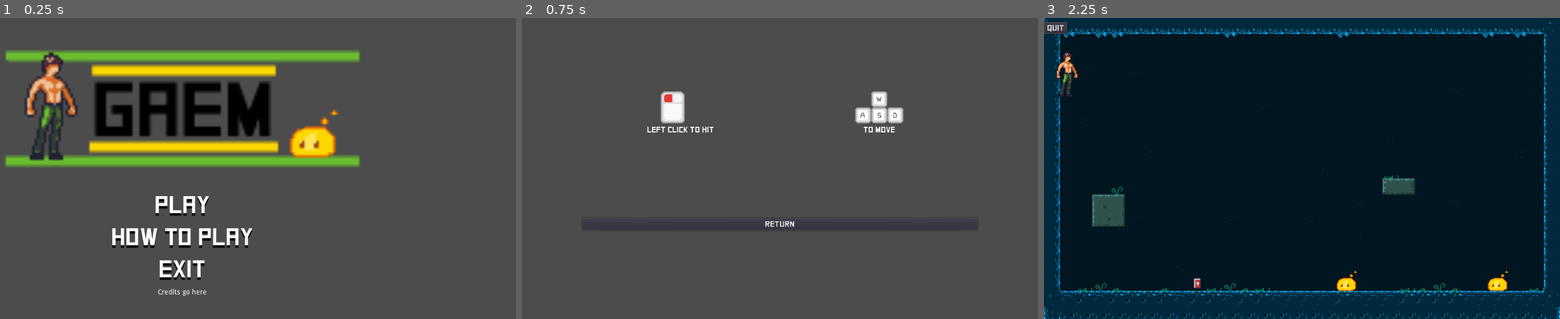
Above: before the commit, frames 1-3 (left to right).
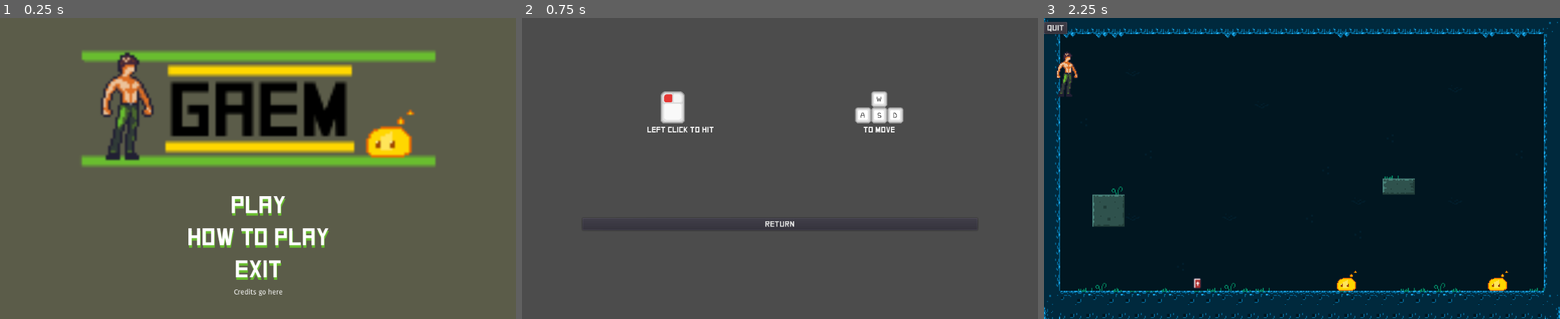
Above: after the commit, the same moments.

Repository: isabellaboone/Godot-Game
Game: Godot game, scene res://Runner.tscn
The game is run twice, just before and just after one commit, with the same random seed, the same clock (stepped at 60 frames per second) and the same inputs.
Inputs:
- Up to frame 1 (0.25 s): no input
- Up to frame 2 (0.75 s): click "HOW TO PLAY" at 0.5 s
- Up to frame 3 (2.25 s): click "RETURN" at 1.25 s; click "PLAY" at 2 s

The runs differ from the first frame. In frame 1, 18% of the frame differs, in the area x 1-85%, y 10-93%; in frame 2, nothing differs; in frame 3, nothing differs.

Commit message:
title screen looks okay now i guess

Diff:
--- a/Assets/title_screen/buttons/MenuButton.tscn
+++ b/Assets/title_screen/buttons/MenuButton.tscn
@@ -19,9 +19,10 @@
 anchor_right = 1.0
 anchor_bottom = 1.0
 rect_min_size = Vector2( 360, 60 )
+mouse_default_cursor_shape = 2
 custom_fonts/font = SubResource( 1 )
-custom_colors/font_color_shadow = Color( 0, 0, 0, 1 )
-custom_constants/shadow_offset_x = 0
+custom_colors/font_color_shadow = Color( 0.415686, 0.745098, 0.188235, 1 )
+custom_constants/shadow_offset_x = 1
 custom_constants/shadow_offset_y = 5
 text = "Defualt Text"
 align = 1
--- a/TitleScreen.gd
+++ b/TitleScreen.gd
@@ -13,6 +13,7 @@
 
 func _on_ExitButton_pressed():
 	print("Exit")
+	get_tree().quit()
 
 func _ready():
 	$BackgroundMusic.volume_db = 1
--- a/TitleScreen.tscn
+++ b/TitleScreen.tscn
@@ -16,61 +16,73 @@
 "_edit_use_anchors_": false
 }
 
+[node name="ColorRect" type="ColorRect" parent="."]
+margin_right = 1024.0
+margin_bottom = 600.0
+mouse_filter = 1
+color = Color( 0.360784, 0.364706, 0.290196, 1 )
+__meta__ = {
+"_edit_use_anchors_": false
+}
+
 [node name="Menu" type="VBoxContainer" parent="."]
+margin_right = 1026.0
+margin_bottom = 554.0
 alignment = 1
 __meta__ = {
 "_edit_use_anchors_": false
 }
 
 [node name="Logo" type="TextureRect" parent="Menu"]
-margin_right = 1024.0
+margin_right = 1026.0
 margin_bottom = 344.0
-size_flags_horizontal = 13
-size_flags_vertical = 13
 texture = ExtResource( 7 )
 stretch_mode = 4
 
 [node name="CenterRow" type="HBoxContainer" parent="Menu"]
 margin_top = 348.0
-margin_right = 1024.0
-margin_bottom = 577.0
+margin_right = 1026.0
+margin_bottom = 536.0
 size_flags_vertical = 3
 alignment = 1
 
 [node name="Buttons" type="VBoxContainer" parent="Menu/CenterRow"]
-margin_right = 1024.0
-margin_bottom = 229.0
+margin_right = 1026.0
+margin_bottom = 188.0
 size_flags_horizontal = 3
 size_flags_vertical = 3
 alignment = 1
 
 [node name="PlayButton" parent="Menu/CenterRow/Buttons" instance=ExtResource( 4 )]
-margin_top = 20.0
-margin_right = 1024.0
-margin_bottom = 80.0
+margin_right = 1026.0
 rect_min_size = Vector2( 360, 60 )
+mouse_default_cursor_shape = 2
+size_flags_horizontal = 3
+size_flags_vertical = 3
 
 [node name="HowToPlayButton" parent="Menu/CenterRow/Buttons" instance=ExtResource( 1 )]
-margin_top = 84.0
-margin_right = 1024.0
-margin_bottom = 144.0
+margin_top = 64.0
+margin_right = 1026.0
+margin_bottom = 124.0
 rect_min_size = Vector2( 360, 60 )
+mouse_default_cursor_shape = 2
 
 [node name="ExitButton" parent="Menu/CenterRow/Buttons" instance=ExtResource( 3 )]
-margin_top = 148.0
-margin_right = 1024.0
-margin_bottom = 208.0
+margin_top = 128.0
+margin_right = 1026.0
+margin_bottom = 188.0
 rect_min_size = Vector2( 360, 60 )
+mouse_default_cursor_shape = 2
 
 [node name="VBoxContainer" type="VBoxContainer" parent="Menu"]
-margin_top = 581.0
-margin_right = 1024.0
-margin_bottom = 810.0
+margin_top = 540.0
+margin_right = 1026.0
+margin_bottom = 554.0
 size_flags_horizontal = 3
 size_flags_vertical = 3
 
 [node name="Label" type="Label" parent="Menu/VBoxContainer"]
-margin_right = 1024.0
+margin_right = 1026.0
 margin_bottom = 14.0
 text = "Credits go here"
 align = 1
--- a/TutorialScene.gd
+++ b/TutorialScene.gd
@@ -1,20 +1,4 @@
 extends Control
-
-
-# Declare member variables here. Examples:
-# var a = 2
-# var b = "text"
-
-
-# Called when the node enters the scene tree for the first time.
-func _ready():
-	pass # Replace with function body.
-
-
-# Called every frame. 'delta' is the elapsed time since the previous frame.
-#func _process(delta):
-#	pass
-
 
 func _on_Button_pressed():
 	get_tree().change_scene("res://TitleScreen.tscn")
--- a/TutorialScene.tscn
+++ b/TutorialScene.tscn
@@ -5,13 +5,13 @@
 [ext_resource path="res://Assets/title_screen/mouse_click.png" type="Texture" id=3]
 [ext_resource path="res://Assets/title_screen/wasd.png" type="Texture" id=4]
 
+[sub_resource type="DynamicFont" id=1]
+font_data = ExtResource( 2 )
+
 [sub_resource type="DynamicFont" id=2]
 font_data = ExtResource( 2 )
 
 [sub_resource type="DynamicFont" id=3]
-font_data = ExtResource( 2 )
-
-[sub_resource type="DynamicFont" id=4]
 font_data = ExtResource( 2 )
 
 [node name="TutorialScene" type="Control"]
Not shown: 3 places in TutorialScene.tscn that only renumber resources
